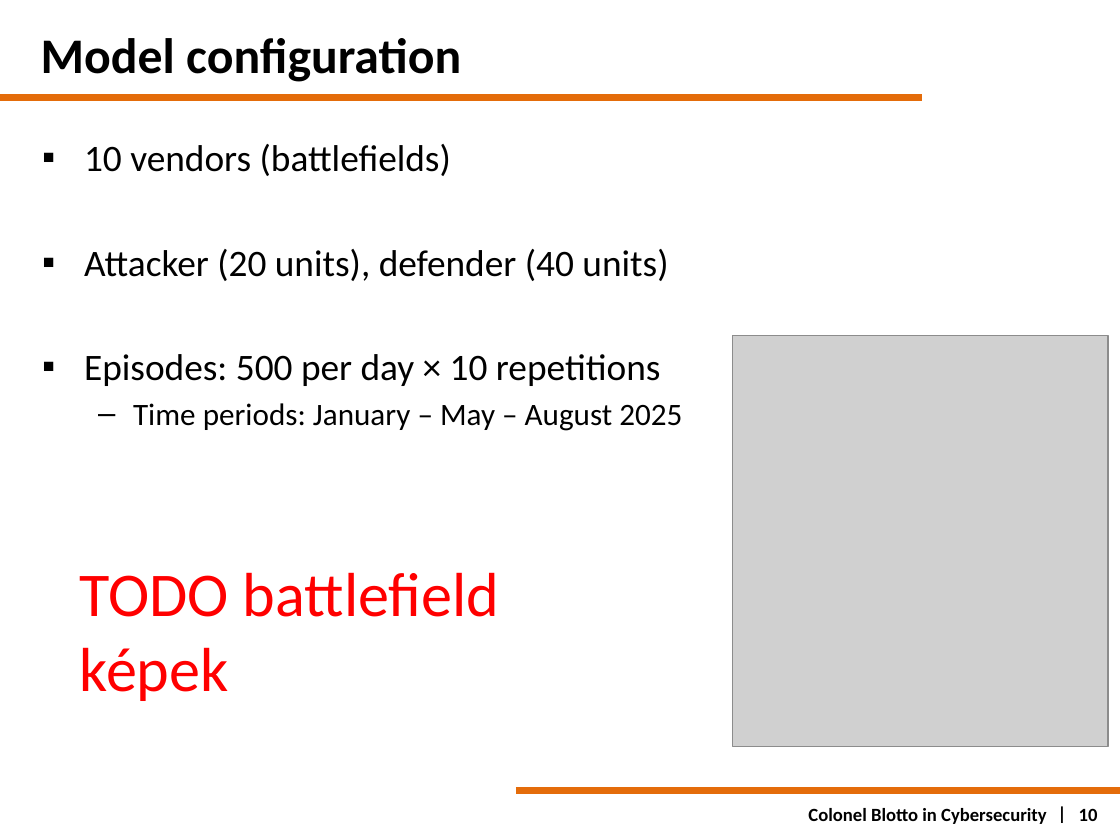
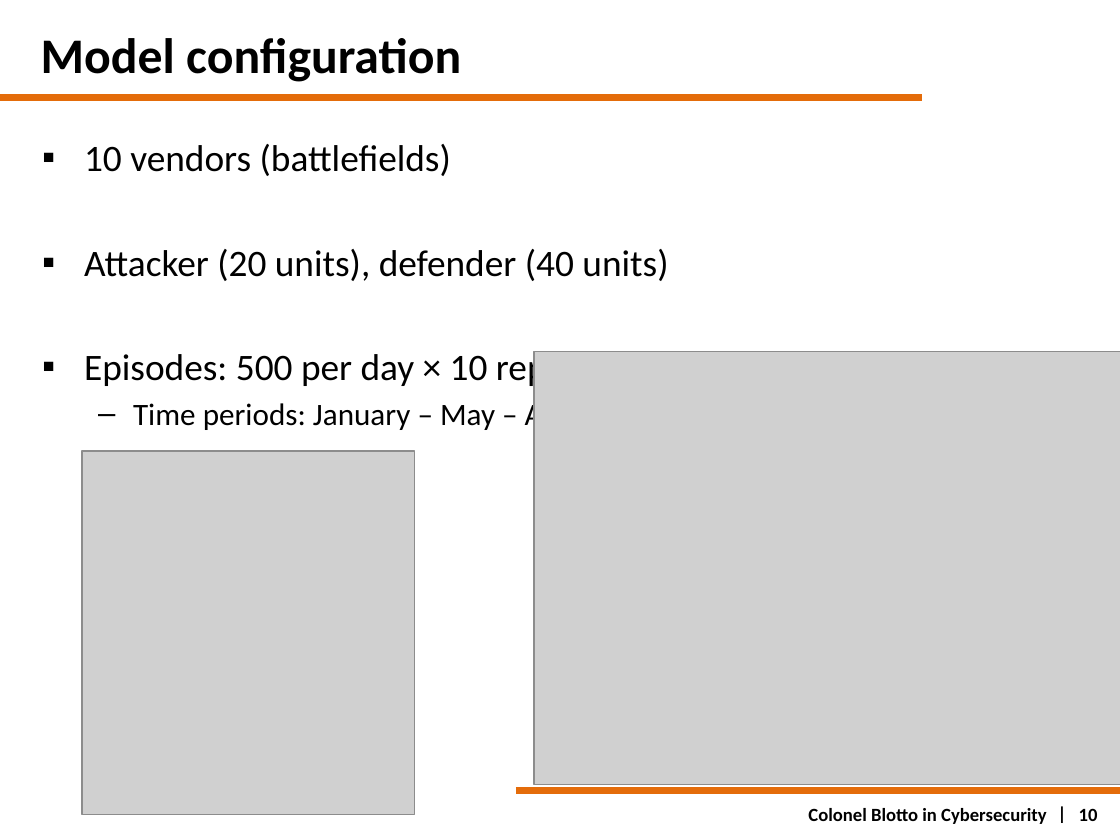
Before and after one commit to nazalan/cyber-blotto-rl, a slide deck: slide 10 of Nagy_Zalan_TDK_pre.pptx. Drawn at 1120x840 pixels with LibreOffice and Linux fonts; fonts in the diff are those of the drawing; grey boxes stand for pictures. Boxes give left, top, right and bottom in pixels: in the first picture for what was removed or moved away, otherwise in the second. Text is boxed around its words. In the diff, an @@ line names an element or a change of style, - is before the commit and + after.

```diff
--- a/Nagy_Zalan_TDK_pre.pptx
+++ b/Nagy_Zalan_TDK_pre.pptx
@@ picture added at bbox=[534, 352, 1120, 785] @@
@@ picture: place and size @@
-picture at bbox=[732, 336, 1108, 747]
+picture at bbox=[82, 451, 414, 815]
@@ text removed at bbox=[80, 572, 500, 701] @@
-TODO battlefield képek
```
